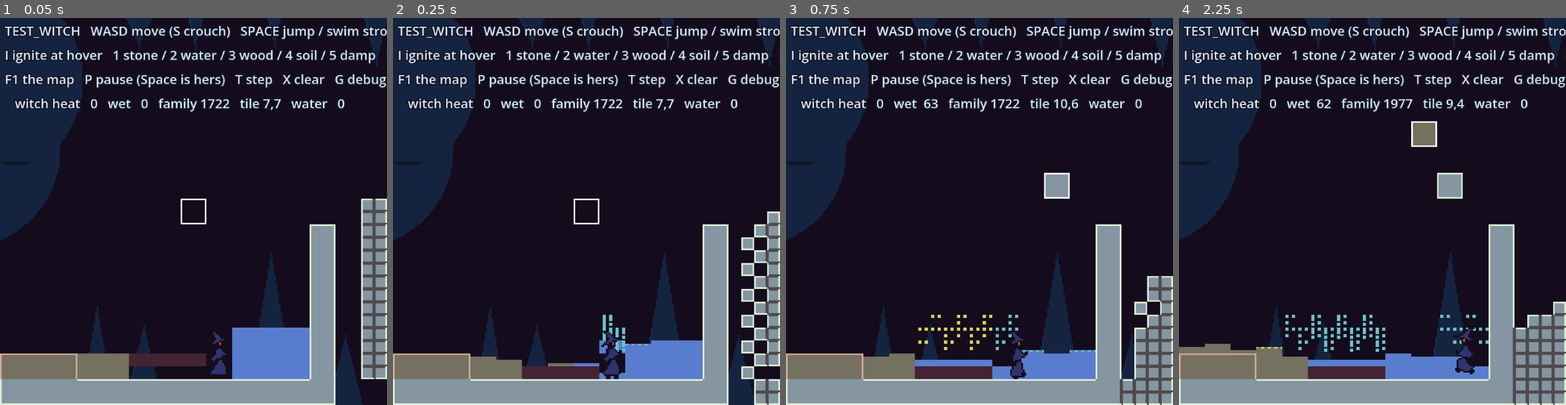
Above: before the commit, frames 1-4 (left to right).
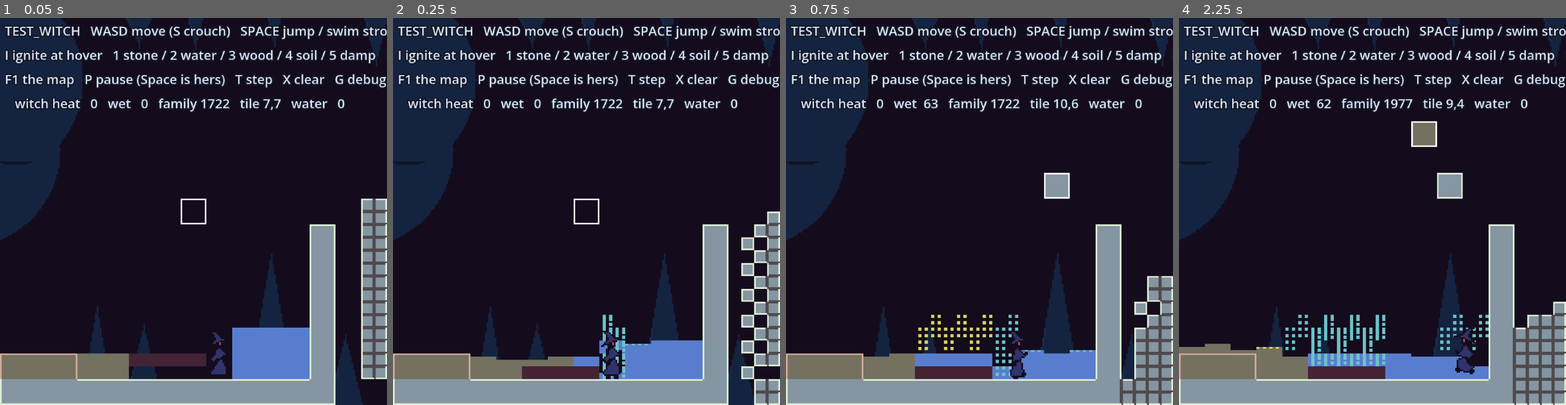
Above: after the commit, the same moments.

Repository: ssjmarx/witchgame
Game: Godot game, scene res://scenes/testing/test_witch.tscn
Two runs of this game, one before a commit and one after it. Both use one fixed random seed, a clock stepped at 60 frames per second and the inputs below. The project has no main scene, so this scene is started directly.
Inputs (mouse positions are in pixels of both pictures, inside the frame that each line leads up to):
- Up to frame 1 (0.05 s): no input
- Up to frame 2 (0.25 s): no input
- Up to frame 3 (0.75 s): tap Enter at 0.5 s; move the mouse to (1064, 192) at 0.52 s; hold D from 0.53 s (still down); tap 1 at 0.6 s; click (1064, 192) at 0.67 s
- Up to frame 4 (2.25 s): tap Space at 0.77, 1.52 s; tap 2 at 0.8, 1.35 s; move the mouse to (1295, 230) at 1.27 s; click (1295, 230) at 1.42 s; tap 3 at 1.55, 2.1 s; move the mouse to (1411, 126) at 2.02 s; release D at 2.03 s; hold A from 2.03 s (still down); click (1411, 126) at 2.17 s

Frame 1 is identical in both runs. In frame 2, 0.5% of the frame differs, in the area x 33-60%, y 86-94%; in frame 3, 0.6%; in frame 4, 1.6%, in the area x 20-80%, y 76-90%.

Commit message:
fixed liquid visual occlusion

Diff:
--- a/scripts/render/element_renderer.gd
+++ b/scripts/render/element_renderer.gd
@@ -81,8 +81,8 @@
 			lr["lev_%d" % h] = TileAtlas.LAYOUT["%s_lev_%d" % [kind, h]]
 		for c in ["crest_2a", "crest_2b", "crest_4a", "crest_4b", "crest_6a", "crest_6b"]:
 			lr[c] = TileAtlas.LAYOUT["%s_%s" % [kind, c]]
-		for d in 4:
-			lr["rain_%d" % (d + 1)] = TileAtlas.LAYOUT["%s_rain_%d" % [kind, d + 1]]
+		lr["rain_light"] = TileAtlas.LAYOUT["%s_rain_light" % kind]
+		lr["rain_heavy"] = TileAtlas.LAYOUT["%s_rain_heavy" % kind]
 		_roles[kind] = lr
 
 ## Blit one atlas role onto the map at pixel (dx, dy) -- the atlas rect carries the tile or strip size.
--- a/scripts/render/liquids.gd
+++ b/scripts/render/liquids.gd
@@ -1,12 +1,12 @@
 ## The liquid layer (world §9, tileset lab 2b): the state IS the picture -- paint reads
 ## the settled CA and flow export directly, snaps per tick; the pose model died. Level tiles,
-## synchronized crests, the rain field, the waterfall telegraph; compositing around matter (§3).
+## synchronized crests, the two-band rain field, per-cell volume distribution, rain-through.
 
 class_name Liquids
 extends RefCounted
 
 const TILE := 16   # pixels per tile, the renderer's constant mirrored
-const BOTTOM_MASK := GridSand.BL | GridSand.BR   # the lift's reads
+const BOTTOM_MASK := GridSand.BL | GridSand.BR   # the open-row counts' reads
 const TOP_MASK := GridSand.TL | GridSand.TR
 const LIQ_DRAW: Array[int] = [TilePacket.Mat.LAVA, TilePacket.Mat.ACID, TilePacket.Mat.WATER, TilePacket.Mat.OIL]   # density order: densest sinks to the bottom band
 const SUB_QUADS: Array = [[GridSand.TL, 0, 0], [GridSand.TR, 8, 0], [GridSand.BL, 0, 8], [GridSand.BR, 8, 8]]   # the four cells: bit, px, py within the tile
@@ -24,7 +24,7 @@
 	pk = terrain.packet
 
 
-## Paint one tile's liquid: thin falling streams draw the ra …(89 unchanged characters)…  -- the waterfall read; resting bodies draw bottom-subtile-full, top-subtile-at-level, the crest on the surface subtile of a body deeper than one full tile; a pool mouth under strong downflow keeps the read.
+## Paint one tile's liquid: thin falling streams draw the ra …(89 unchanged characters)…  -- the waterfall read; resting bodies distribute their volume across the open subtile rows (per-cell compositing: solid cells draw nothing), the crest rides the surface row of a body deeper than one full tile; a standing surface under a falling column draws the rain through to its waterline; a pool mouth under strong downflow keeps the read.
 func paint(x: int, y: int, px: int, py: int, blit: Callable) -> void:
 	var i := stone.idx(x, y)
 	if stone.is_solid(x, y):
@@ -33,32 +33,43 @@
 	if liq <= 0:
 		return   # a flow stamp with no liquid beneath it is gas in transit -- rain is never made of gas (world §9)
 	var mag := water.get_flow_mag(x, y)
+	var can_fall := stone.drains_v(x, y) and stone.edge_v_open(x, y + 1)
 	var below := i + stone.width if y < stone.height - 1 else -1
 	var below_full := below >= 0 and not stone.is_solid(x, y + 1) and _liquid_total(below) >= 240
-	var supported := stone.is_solid(x, y + 1) or below_full
+	var supported := not can_fall or below_full
 	var waterfall_col := not supported and liq >= 128
+	var pattern := pk.occlusion_bits(i)
 	if not supported and not waterfall_col:
-		_draw_rain(x, y, px, py, liq, mag, blit)
+		_draw_rain(x, y, px, py, liq, mag, blit, pattern)
 		return
-	var lines := _lifted_lines(liq >> 4, pk.get_sub(i, TilePacket.K_SOIL))
 	var kind := KIND[_band_top(i, liq)]
-	var pattern := pk.occlusion_bits(i)
-	var crest_v := (water.tick_count >> 2) & 1   # the synchronized ping-pong: one wave per four ticks, every crest in lockstep
+	var crest_v := (water.tick_count >> 3) & 1   # the synchronized ping-pong: one wave every eight ticks, every crest in lockstep
 	var deep := supported and below_full   # the crest means a body deeper than one full tile (world §9)
-	# the standing body: bottom subtile full-or-level, top subtile at level; the crest rides the surface subtile
-	_blit_cells(blit, kind, pattern, px, py + 8, mini(lines, 8), deep and lines <= 8, crest_v)
-	_blit_cells(blit, kind, pattern, px, py, maxi(lines - 8, 0), deep and lines > 8 and lines < 15, crest_v)
+	var open_b := 2 - TilePacket.POPCOUNT[pattern & BOTTOM_MASK]
+	var open_t := 2 - TilePacket.POPCOUNT[pattern & TOP_MASK]
+	@warning_ignore("integer_division")
+	var d_b := clampi(liq / maxi(8 * open_b, 8), 0, 8)
+	var rem := maxi(liq - 64 * open_b, 0)
+	@warning_ignore("integer_division")
+	var d_t := clampi(rem / maxi(8 * open_t, 8), 0, 8)
+	# the standing body: the open bottom row shares the volume, the remainder rides the top -- the squeeze is physical, no lift fiction
+	_blit_cells(blit, kind, pattern, px, py + 8, d_b, deep and d_t == 0 and d_b > 0 and d_b < 8, crest_v, BOTTOM_MASK)
+	_blit_cells(blit, kind, pattern, px, py, d_t, deep and d_t > 0 and d_t < 8, crest_v, TOP_MASK)
+	# rain falls through to the waterline: the column above continues down this tile's open cells to the surface fill
+	var rain_a := _raining_above(x, y, kind)
+	if rain_a > 0:
+		_rain_through(blit, kind, pattern, rain_a >= 64, px, py)
 	# the waterfall read: a solid falling column or a pool mouth under strong downflow draws rain over its fill (world §9)
 	if waterfall_col or (water.get_flow_dir(x, y) == GridWater.FlowDir.DOWN and mag >= FLOW_STREAK):
-		_draw_rain(x, y, px, py, liq, mag, blit)
+		_draw_rain(x, y, px, py, liq, mag, blit, pattern)
 
-## Blit the level tile into each empty cell of the subtile row at (dx, dy) -- per-cell compositing: solid cells draw nothing, empty cells draw the level (the hand-listable table as one loop).
-func _blit_cells(blit: Callable, kind: String, pattern: int, dx: int, dy: int, lines: int, surface: bool, crest_v: int) -> void:
+## Blit the level tile into each open cell of the subtile row at (dx, dy) -- row_mask pins the call to one half of the tile so a masked cell's column sibling never paints over it; solid cells draw nothing (per-cell compositing, world §9).
+func _blit_cells(blit: Callable, kind: String, pattern: int, dx: int, dy: int, lines: int, surface: bool, crest_v: int, row_mask: int) -> void:
 	if kind == "" or lines <= 0:
 		return
 	var role := _level_role(lines, surface, crest_v)
 	for c in SUB_QUADS:
-		if (pattern & c[0]) == 0:
+		if (c[0] & row_mask) != 0 and (pattern & c[0]) == 0:
 			blit.call(kind, role, dx + c[1], dy)
 
 ## The level-tile role for a line count: quantized to the four steps; the crest pair rides the surface's 2/4/6 steps -- a full step stays flat (a brim-full surface has no wave).
@@ -68,18 +79,42 @@
 		return "crest_%d%s" % [q, "a" if crest_v == 0 else "b"]
 	return "lev_%d" % q
 
-## The rain field: one variant by amount or flow, blitted across both subtile columns spanning the scroll seam -- the dashes fall one cell per two tick windows, the right strip one phase late so the columns stagger tl->bl then tr->br (world §9).
-func _draw_rain(x: int, y: int, px: int, py: int, liq: int, mag: int, blit: Callable) -> void:
+## The rain field: two variants only -- light below 64 units, heavy above (the waterfall composite takes heavy) -- blitted across both subtile columns spanning the scroll seam; a fully-solid column draws no dashes; the dashes fall one cell every four ticks, the right strip one phase late so the columns stagger tl->bl then tr->br (world §9).
+func _draw_rain(x: int, y: int, px: int, py: int, liq: int, mag: int, blit: Callable, pattern: int) -> void:
 	var kind := KIND[_majority(stone.idx(x, y))]
 	if kind == "":
 		return
-	var v := clampi(1 + (maxi(liq, mag) >> 5), 1, 4)
-	var scroll_l := (water.tick_count & 1) * 8
-	var scroll_r := ((water.tick_count + 1) & 1) * 8
-	blit.call(kind, "rain_%d" % v, px, py + scroll_l - 8)
-	blit.call(kind, "rain_%d" % v, px, py + scroll_l)
-	blit.call(kind, "rain_%d" % v, px + 8, py + scroll_r - 8)
-	blit.call(kind, "rain_%d" % v, px + 8, py + scroll_r)
+	var role := "rain_heavy" if maxi(liq, mag) >= 64 else "rain_light"
+	var scroll_l := ((water.tick_count >> 2) & 1) * 8
+	var scroll_r := (((water.tick_count >> 2) + 1) & 1) * 8
+	if (pattern & (GridSand.TL | GridSand.BL)) == 0:
+		blit.call(kind, role, px, py + scroll_l - 8)
+		blit.call(kind, role, px, py + scroll_l)
+	if (pattern & (GridSand.TR | GridSand.BR)) == 0:
+		blit.call(kind, role, px + 8, py + scroll_r - 8)
+		blit.call(kind, role, px + 8, py + scroll_r)
+
+## The falling column above (x, y) of the same kind: its liquid amount, or 0 when the tile above pours no rain -- rain falls through to the waterline (world §9).
+func _raining_above(x: int, y: int, kind: String) -> int:
+	if y == 0 or kind == "":
+		return 0
+	var a := stone.idx(x, y - 1)
+	if stone.is_solid(x, y - 1) or KIND[_majority(a)] != kind:
+		return 0
+	var liq := _liquid_total(a)
+	if liq < 16:
+		return 0   # a film pours no rain
+	if not (stone.drains_v(x, y - 1) and stone.edge_v_open(x, y)):
+		return 0   # the column above rests on something -- its rain already landed
+	var below_full := not stone.is_solid(x, y) and _liquid_total(a + stone.width) >= 240
+	return 0 if below_full else liq
+
+## Rain dashes over a standing tile's open cells -- the falling column's continuation down to the surface fill (world §9).
+func _rain_through(blit: Callable, kind: String, pattern: int, heavy: bool, px: int, py: int) -> void:
+	var role := "rain_heavy" if heavy else "rain_light"
+	for c in SUB_QUADS:
+		if (pattern & c[0]) == 0:
+			blit.call(kind, role, px + c[1], py + c[2])
 
 ## The tile's top-band material: the lightest material holding more than a quarter of the liquid -- mixed tiles read their top subtile as the lighter phase, the bottom as the denser (the per-line stack, coarsened to subtile rows).
 func _band_top(i: int, liq: int) -> int:
@@ -102,20 +137,3 @@
 			best = m as TilePacket.Mat
 			best_v = v
 	return best
-
-## Waterline lift over the tile's own soil subtiles: a squeezed pool reads higher on the fill. v = raw lines, n = soil nibble; returns the drawn line count, clamped to 15.
-func _lifted_lines(v: int, n: int) -> int:
-	var bottom := TilePacket.POPCOUNT[n & BOTTOM_MASK]
-	var top := TilePacket.POPCOUNT[n & TOP_MASK]
-	var shown := v
-	if bottom == 2:
-		if top == 0:
-			shown = v + 4
-		else:
-			shown = mini(2 * v + 4, v + 6)
-	elif bottom == 1:
-		var cap := 2
-		if top > 0:
-			cap = 4
-		shown = mini(2 * v, v + cap)
-	return mini(shown, 15)
--- a/scripts/render/tile_atlas.gd
+++ b/scripts/render/tile_atlas.gd
@@ -39,10 +39,8 @@
 	"water_crest_6b": Rect2i(56, 40, 8, 8),
 	"water_crest_4a": Rect2i(48, 48, 8, 8),
 	"water_crest_4b": Rect2i(56, 48, 8, 8),
-	"water_rain_1": Rect2i(0, 48, 8, 8),
-	"water_rain_2": Rect2i(8, 48, 8, 8),
-	"water_rain_3": Rect2i(16, 48, 8, 8),
-	"water_rain_4": Rect2i(24, 48, 8, 8),
+	"water_rain_light": Rect2i(0, 48, 8, 8),
+	"water_rain_heavy": Rect2i(8, 48, 8, 8),
 	"oil_lev_2": Rect2i(0, 56, 8, 8),
 	"oil_lev_4": Rect2i(8, 56, 8, 8),
 	"oil_lev_6": Rect2i(16, 56, 8, 8),
@@ -53,10 +51,8 @@
 	"oil_crest_6b": Rect2i(56, 56, 8, 8),
 	"oil_crest_4a": Rect2i(48, 64, 8, 8),
 	"oil_crest_4b": Rect2i(56, 64, 8, 8),
-	"oil_rain_1": Rect2i(0, 64, 8, 8),
-	"oil_rain_2": Rect2i(8, 64, 8, 8),
-	"oil_rain_3": Rect2i(16, 64, 8, 8),
-	"oil_rain_4": Rect2i(24, 64, 8, 8),
+	"oil_rain_light": Rect2i(0, 64, 8, 8),
+	"oil_rain_heavy": Rect2i(8, 64, 8, 8),
 	"acid_lev_2": Rect2i(0, 72, 8, 8),
 	"acid_lev_4": Rect2i(8, 72, 8, 8),
 	"acid_lev_6": Rect2i(16, 72, 8, 8),
@@ -67,10 +63,8 @@
 	"acid_crest_6b": Rect2i(56, 72, 8, 8),
 	"acid_crest_4a": Rect2i(48, 80, 8, 8),
 	"acid_crest_4b": Rect2i(56, 80, 8, 8),
-	"acid_rain_1": Rect2i(0, 80, 8, 8),
-	"acid_rain_2": Rect2i(8, 80, 8, 8),
-	"acid_rain_3": Rect2i(16, 80, 8, 8),
-	"acid_rain_4": Rect2i(24, 80, 8, 8),
+	"acid_rain_light": Rect2i(0, 80, 8, 8),
+	"acid_rain_heavy": Rect2i(8, 80, 8, 8),
 	"lava_lev_2": Rect2i(0, 88, 8, 8),
 	"lava_lev_4": Rect2i(8, 88, 8, 8),
 	"lava_lev_6": Rect2i(16, 88, 8, 8),
@@ -81,10 +75,8 @@
 	"lava_crest_6b": Rect2i(56, 88, 8, 8),
 	"lava_crest_4a": Rect2i(48, 96, 8, 8),
 	"lava_crest_4b": Rect2i(56, 96, 8, 8),
-	"lava_rain_1": Rect2i(0, 96, 8, 8),
-	"lava_rain_2": Rect2i(8, 96, 8, 8),
-	"lava_rain_3": Rect2i(16, 96, 8, 8),
-	"lava_rain_4": Rect2i(24, 96, 8, 8),
+	"lava_rain_light": Rect2i(0, 96, 8, 8),
+	"lava_rain_heavy": Rect2i(8, 96, 8, 8),
 }
 
 ## kind name -> the bank-colored bake; every file shares LAYOUT.
--- a/scripts/tools/bake_tiles.gd
+++ b/scripts/tools/bake_tiles.gd
@@ -19,7 +19,7 @@
 			print("BAKE FAIL: cannot write %s" % GRAY)
 			quit(1)
 			return
-		print("== gray atlas painted: %s (88 roles)" % GRAY)
+		print("== gray atlas painted: %s (84 roles)" % GRAY)
 	else:
 		gray = Image.load_from_file(GRAY)
 		if gray == null or gray.is_empty():
@@ -119,12 +119,13 @@
 		if (x + v) % 4 < 2:
 			img.set_pixel(r.position.x + x, top, crest)
 
-## One rain variant: two column strips of 2px dashes, left strip then right -- density 1-4, the waterfall's scale-up purely count.
-func _rain(img: Image, r: Rect2i, d: int) -> void:
+## One rain tile: two column strips of 2px dashes, left strip then right -- light rains two dashes a strip, heavy four (a near-solid streak); the renderer scrolls them, the tile itself is static.
+func _rain(img: Image, r: Rect2i, heavy: bool) -> void:
 	var c: Color = Palette.BASELINE_LEVELS[2]
+	var count := 4 if heavy else 2
 	for col in 2:
 		var cx := r.position.x + 2 + col * 4
-		var dashes := d if col == 0 else maxi(d - 1, 1)
+		var dashes := count if col == 0 else maxi(count - 1, 2)
 		for k in dashes:
 			@warning_ignore("integer_division")
 			var ry := r.position.y + (k * 8) / maxi(dashes, 1)
@@ -141,5 +142,5 @@
 		_crest(img, TileAtlas.LAYOUT["%s_crest_4b" % kind], 4, 1)
 		_crest(img, TileAtlas.LAYOUT["%s_crest_6a" % kind], 6, 0)
 		_crest(img, TileAtlas.LAYOUT["%s_crest_6b" % kind], 6, 1)
-		for d in 4:
-			_rain(img, TileAtlas.LAYOUT["%s_rain_%d" % [kind, d + 1]], d + 1)
+		_rain(img, TileAtlas.LAYOUT["%s_rain_light" % kind], false)
+		_rain(img, TileAtlas.LAYOUT["%s_rain_heavy" % kind], true)
Binary file changed: assets/baked/tiles_acid.png
Binary file changed: assets/baked/tiles_fire.png
Binary file changed: assets/baked/tiles_lava.png
Binary file changed: assets/baked/tiles_oil.png
Binary file changed: assets/baked/tiles_smoke.png
Binary file changed: assets/baked/tiles_soil.png
Binary file changed: assets/baked/tiles_steam.png
Binary file changed: assets/baked/tiles_stone.png
Binary file changed: assets/baked/tiles_water.png
Binary file changed: assets/baked/tiles_wood.png
Binary file changed: assets/gray/tiles.png
Not shown, changed: docs/PROJECT_MAP.md
